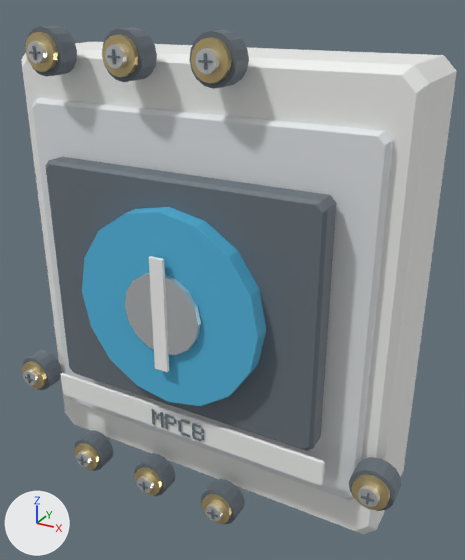
One commit to the glTF model assets/models/preview/motorBreaker.glb: the scene before it, then after it.
One viewpoint serves both versions: a 50 mm camera at (2.28, -3.93, 1.98) aimed at (0.13, -0.02, 0.02). Every picture has the same lights, and +X, +Y and +Z are marked at lower left. The first picture is the older version. Vertices at exactly the same position are counted once.

Script lines for the objects in view, before the commit:
```python
me_motorbreaker = bpy.data.meshes.new('motorBreaker')
me_motorbreaker.from_pydata(...)  # 2636 vertices, 4540 faces; spans x -1.64..1.64, y -0.81..0.61, z -1.8..1.8
me_motorbreaker.materials.append(mat_black)  # greyish blue #47535c
me_motorbreaker.materials.append(mat_blue)  # cyan #53b8e2
me_motorbreaker.materials.append(mat_brass)  # beige #e3cc93
me_motorbreaker.materials.append(mat_chrome)  # white #eaeef0
me_motorbreaker.materials.append(mat_dark)  # grey #69737c
me_motorbreaker.materials.append(mat_ink)  # greyish blue #6a7a84
me_motorbreaker.materials.append(mat_ivory)  # white #f2f3f0
me_motorbreaker.materials.append(mat_label)  # white #f5f6f5
me_motorbreaker.materials.append(mat_polymer)  # white #e4e7e9
me_motorbreaker.materials.append(mat_rubber)  # greyish blue #555f66
me_motorbreaker.materials.append(mat_white)  # white #f9faf8
ob_motorbreaker_preview = bpy.data.objects.new('motorBreaker-preview', me_motorbreaker)
ob_motorbreaker_preview.location = (0.0, 0.0, 0.0)
```
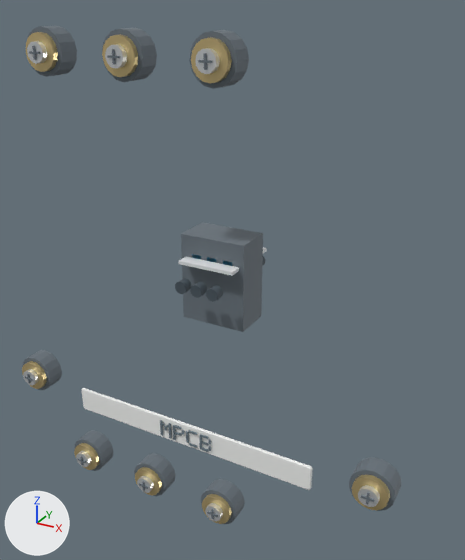
Where the change shows, as pixel boxes (x1, y1, x2, y2) in the pictures (465 x 560 px; the box of a moved part takes in the faces that stretch with it):
```json
{"object": "motorBreaker-preview", "change": "reshaped", "before": [21, 26, 457, 534], "after": [22, 26, 401, 524], "on screen": "13% narrower"}
{"part": 1, "of": "me_motorbreaker", "change": "added", "after": [175, 278, 191, 294]}
{"part": 2, "of": "me_motorbreaker", "change": "added", "after": [190, 282, 207, 298]}
{"part": 3, "of": "me_motorbreaker", "change": "added", "after": [206, 285, 223, 302]}
{"part": 4, "of": "me_motorbreaker", "change": "moved or reshaped", "before": [165, 421, 174, 425], "after": [173, 425, 182, 430]}
{"part": 5, "of": "me_motorbreaker", "change": "deleted", "before": [21, 42, 457, 534]}
{"part": 6, "of": "me_motorbreaker", "change": "moved or reshaped", "before": [32, 98, 393, 501], "after": [82, 222, 313, 490]}
```

Edits to the scene script, one JSON object a line:
```json
{"op": "add", "block": "mat_metal", "code": ["mat_metal = principled_material('metal')", "mat_metal.base_color = (0.62, 0.667, 0.698)  # light grey #ced5da", "mat_metal.metallic = 0.75", "mat_metal.roughness = 0.28"]}
{"block": "me_motorbreaker", "where": "# used by ob_motorbreaker_preview; location = (0.0, 0.0, 0.0)"}
{"op": "remove", "block": "me_motorbreaker", "code": "me_motorbreaker.from_pydata(...)  # 2636 vertices, 4540 faces; spans x -1.64..1.64, y -0.81..0.61, z -1.8..1.8"}
{"op": "add", "block": "me_motorbreaker", "code": "me_motorbreaker.from_pydata(...)  # 2260 vertices, 4108 faces; spans x -1.64..1.64, y -0.68..0.43, z -1.8..1.8"}
{"block": "me_motorbreaker", "change": "me_motorbreaker part 1: a new loose piece, a 32-sided cylinder along y spanning x -0.182..-0.085, y -0.336..-0.262, z -0.026..0.07, in mat_black (greyish blue #47535c)"}
{"block": "me_motorbreaker", "change": "me_motorbreaker part 2: a new loose piece, a 32-sided cylinder along y spanning x -0.048..0.048, y -0.336..-0.262, z -0.026..0.07, in mat_black (greyish blue #47535c)"}
{"block": "me_motorbreaker", "change": "me_motorbreaker part 3: a new loose piece, a 32-sided cylinder along y spanning x 0.085..0.182, y -0.336..-0.262, z -0.026..0.07, in mat_black (greyish blue #47535c)"}
{"block": "me_motorbreaker", "change": "me_motorbreaker part 4: the loose piece of 8 vertices spanning x -0.11..-0.03, y -0.65..-0.64, z -0.96..-0.95 is moved by (0.0, 0.1, -0.1)"}
{"block": "me_motorbreaker", "change": "me_motorbreaker part 5: 31 loose pieces with 796 vertices, spanning x -1.48..1.48, y -0.81..0.61, z -1.73..1.65, are deleted"}
{"block": "me_motorbreaker", "change": "me_motorbreaker part 6: 264 vertices removed from x -1.33..1.33, y -0.63..-0.26, z -1.3..1.3; 264 vertices added at x -1.04..1.04, y -0.55..0.35, z -1.22..0.35"}
{"block": "me_motorbreaker", "change": "other edits to the shape of me_motorbreaker do not show in these pictures"}
{"op": "remove", "block": "me_motorbreaker", "code": "me_motorbreaker.materials.append(mat_ivory)  # white #f2f3f0"}
{"op": "remove", "block": "me_motorbreaker", "code": "me_motorbreaker.materials.append(mat_rubber)  # greyish blue #555f66"}
{"op": "remove", "block": "me_motorbreaker", "code": "me_motorbreaker.materials.append(mat_white)  # white #f9faf8"}
{"op": "add", "block": "me_motorbreaker", "code": "me_motorbreaker.materials.append(mat_metal)  # light grey #ced5da"}
```
